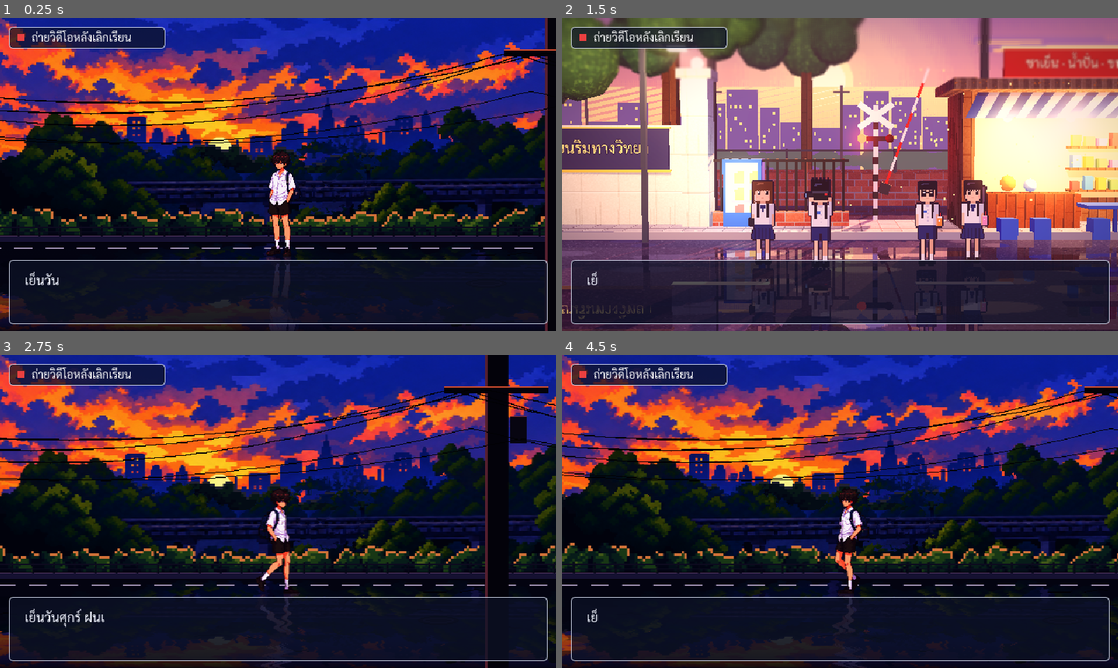
Above: before the commit, frames 1-4 (two rows, left to right).
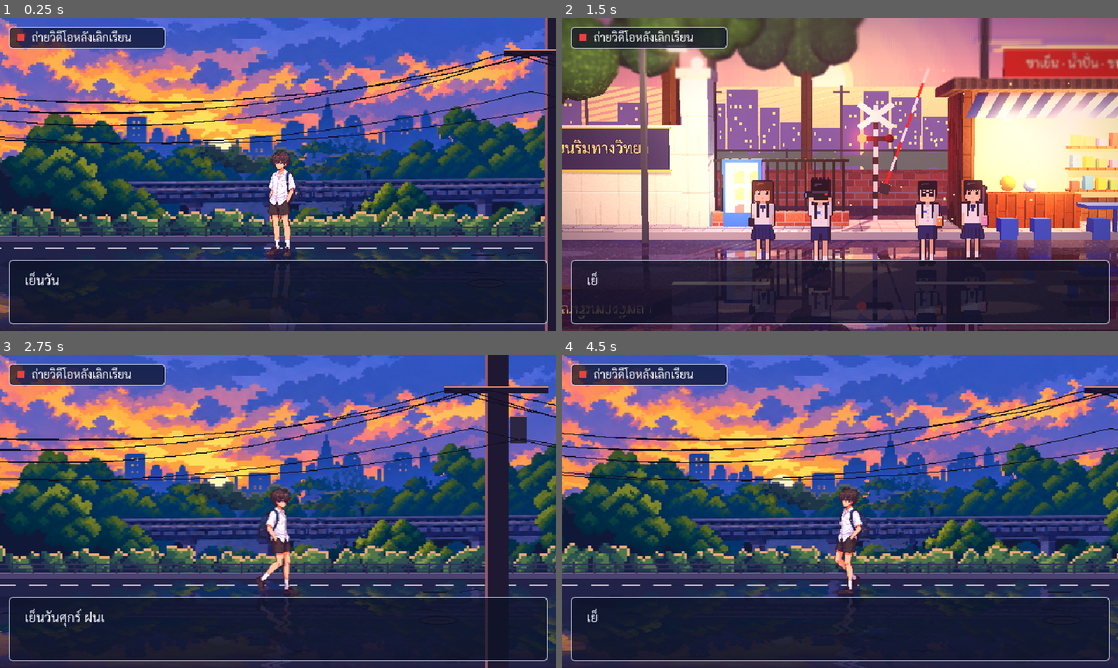
Above: after the commit, the same moments.

Repository: nerfmez/Story-game
Game: Godot game, scene res://scenes/main.tscn
Two runs of this game, one before a commit and one after it. Both use one fixed random seed, a clock stepped at 60 frames per second and the inputs below.
Inputs (mouse positions are in pixels of both pictures, inside the frame that each line leads up to):
- Up to frame 1 (0.25 s): no input
- Up to frame 2 (1.5 s): tap Enter (ui_accept) at 0.5, 0.77 s; move the mouse to (962, 158) at 0.52 s; hold Right (ui_right) 0.53-1.28 s; tap Tab at 0.6, 1.35 s; click (962, 158) at 0.67 s; move the mouse to (728, 190) at 1.27 s; hold Left (ui_left) from 1.28 s (still down)
- Up to frame 3 (2.75 s): tap Enter (ui_accept) at 1.52 s; move the mouse to (333, 442) at 2.02 s; release Left (ui_left) at 2.03 s; hold Right (ui_right) from 2.03 s (still down); tap Tab at 2.1 s
- Up to frame 4 (4.5 s): move the mouse to (812, 574) at 2.77 s; tap Tab at 2.85, 3.6, 4.35 s; click (812, 574) at 2.92 s; tap Enter (ui_accept) at 3.02, 3.77 s; move the mouse to (1006, 558) at 3.52 s; release Right (ui_right) at 3.53 s; hold Left (ui_left) from 3.53 s (still down); move the mouse to (673, 464) at 4.27 s

The runs differ from the first frame. In frame 1, 78% of the frame differs, in the area x 0-100%, y 0-100%; in frame 2, nothing differs; in frame 3, 78%; in frame 4, 78%.

Commit message:
Fix dark colours from the smooth-pixel shader
COLOR in a canvas_item fragment() already holds texture * modulate; the
shader multiplied the re-sampled texture by it again, squaring every
colour. Take the modulate from vertex() instead.

Co-Authored-By: Claude Opus 5.5 <noreply@anthropic.com>
Claude-Session: https://claude.ai/code/session_011NAKRUA9btL4iodwTEM3Dh

Diff:
--- a/shaders/smooth_pixel.gdshader
+++ b/shaders/smooth_pixel.gdshader
@@ -5,11 +5,19 @@
 // fractional positions: slow far layers glide instead of jumping one whole pixel at
 // a time, and texels stay even at non-integer screen scales (phones).
 
+// COLOR in fragment() already holds texture * modulate, so keep the modulate
+// (vertex colour) from vertex() and multiply the re-sampled texture by that only.
+varying vec4 modulate;
+
+void vertex() {
+	modulate = COLOR;
+}
+
 void fragment() {
 	vec2 size = vec2(textureSize(TEXTURE, 0));
 	vec2 texel = UV * size;
 	vec2 seam = floor(texel + 0.5);
 	vec2 per_screen_px = max(fwidth(texel), vec2(1e-4));
 	texel = seam + clamp((texel - seam) / per_screen_px, -0.5, 0.5);
-	COLOR = texture(TEXTURE, texel / size) * COLOR;
+	COLOR = texture(TEXTURE, texel / size) * modulate;
 }
Binary file changed: docs/walk.gif
